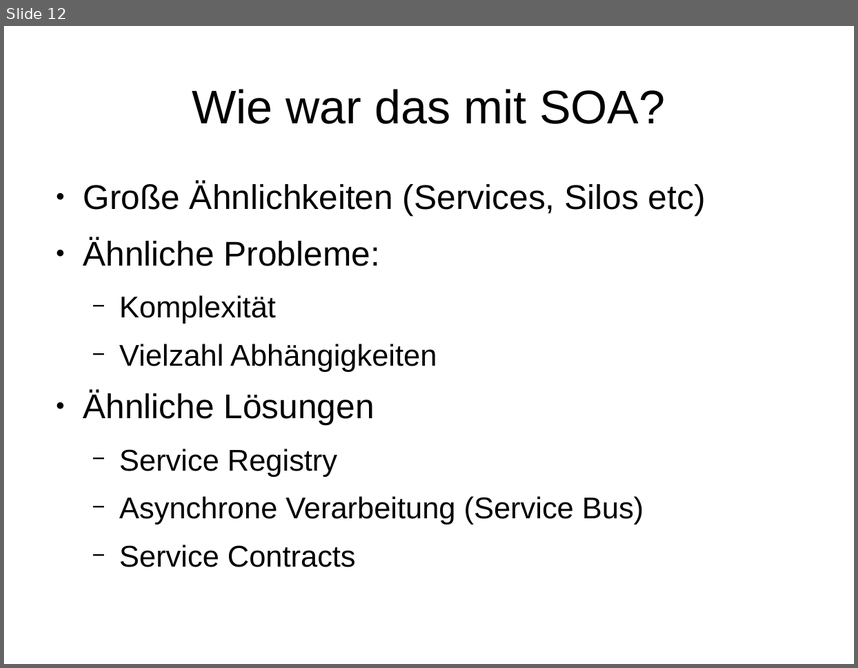
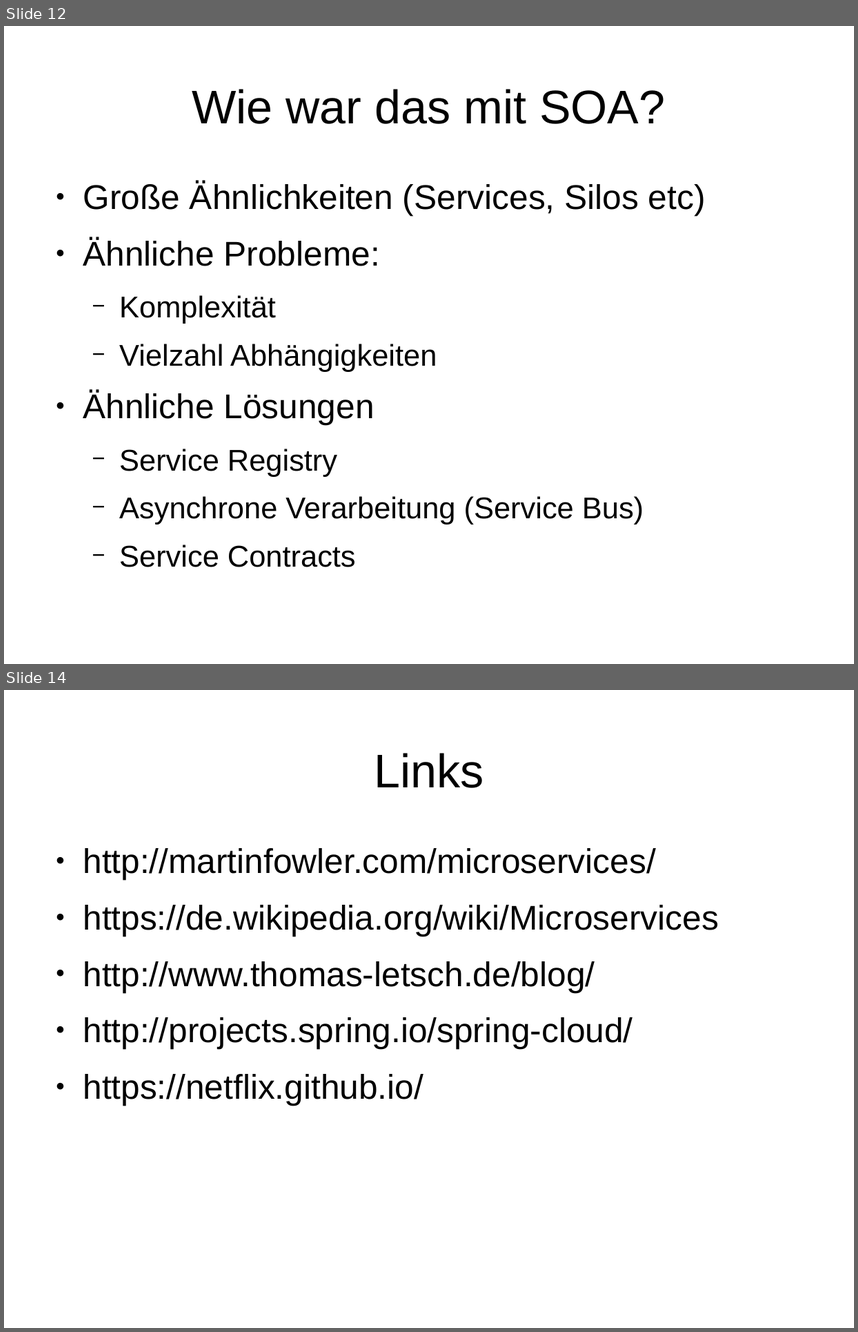
Before and after one commit to thomasletsch/microservices-presentation, a slide deck: Präsentation Microservices.odp. Shown one above the other, each under a label of ours: slide 12 before the commit, slides 12 and 14 after it; the slides between them are not shown. The pictures are 858x668 and 858x1332 pixels, drawn with LibreOffice and Linux fonts; fonts in the diff are those of the drawing. Boxes give left, top, right and bottom in pixels: in the first picture for what was removed or moved away, otherwise in the second. Text is boxed around its words. In the diff, an @@ line names an element or a change of style, - is before the commit and + after.

Commit message:
Added step5: Using spring config server

```diff
--- a/Präsentation Microservices.odp
+++ b/Präsentation Microservices.odp
@@ slide 14 added at (4,690,854,1328), background #FFFFFF @@
@@ title added at (374,753,484,788), 44 pt, text #000000 @@
+Links
@@ text added at (83,848,719,1105), 32 pt, text #000000 @@
+● http://martinfowler.com/microservices/
+● https://de.wikipedia.org/wiki/Microservices
+● http://www.thomas-letsch.de/blog/
+● http://projects.spring.io/spring-cloud/
+● https://netflix.github.io/
```
Also in this commit, not shown: 1 other slide added, 44 other files.
